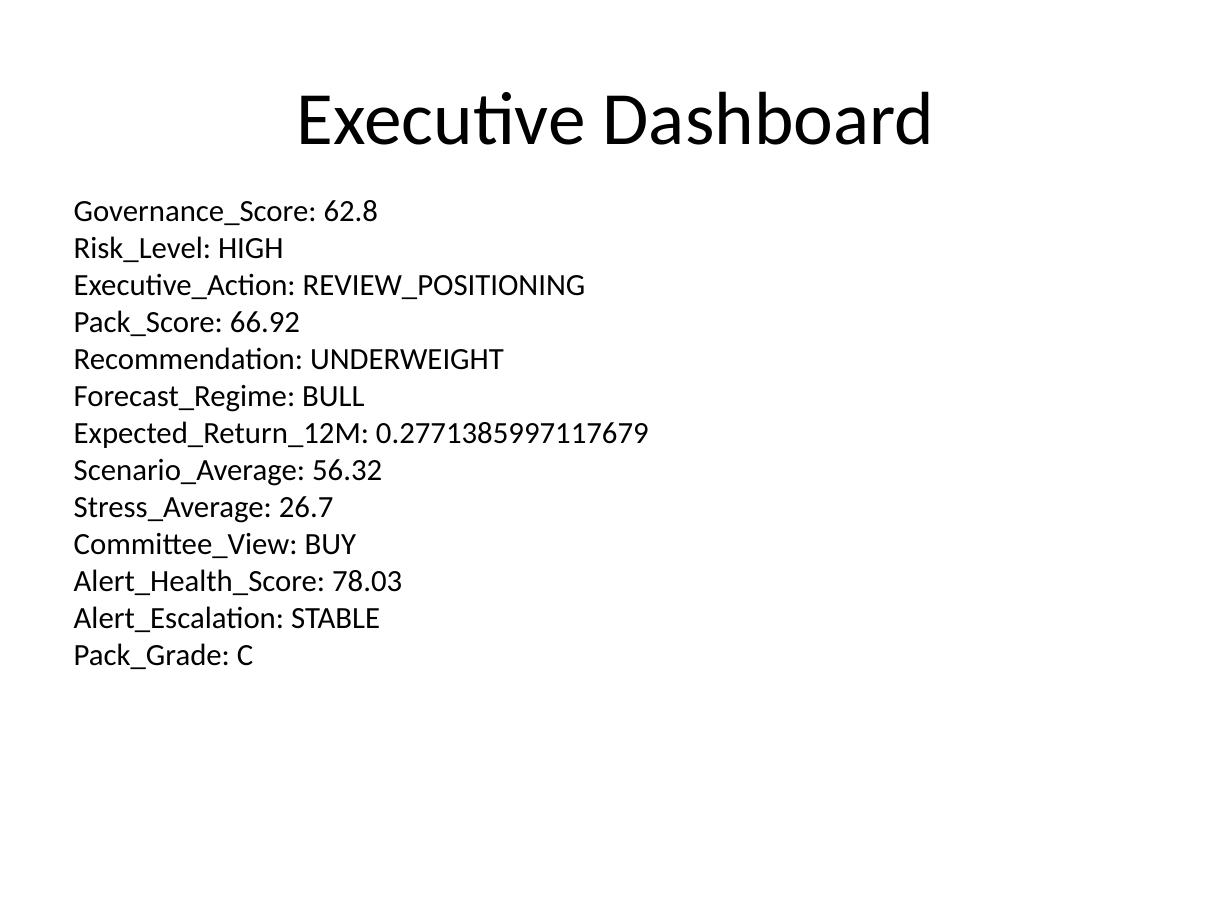
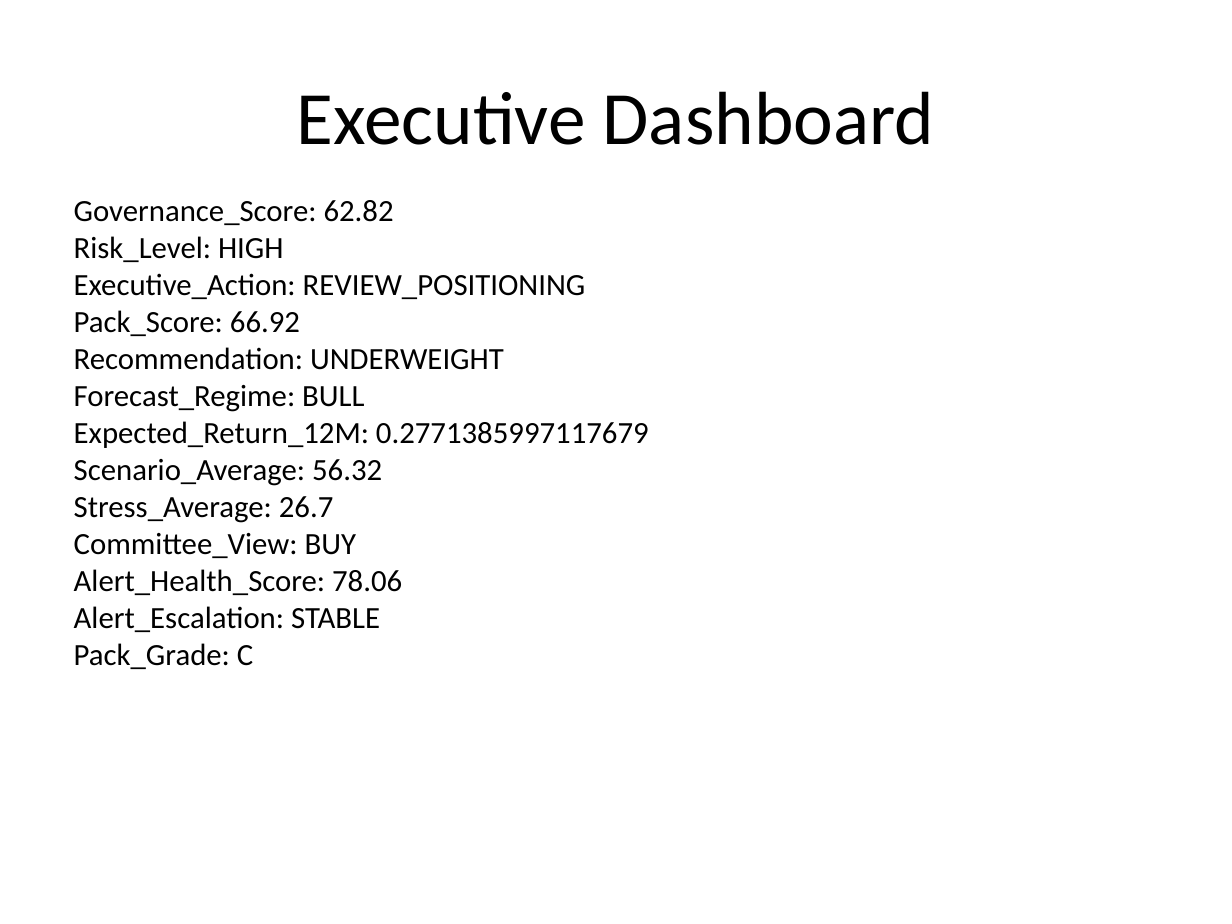
Before and after one commit to sakshinekkala28/Institutional_Quant_Platform, a slide deck: slide 2 of data/reports/investment_committee_presentation.pptx. Drawn at 1232x924 pixels with LibreOffice and Linux fonts; fonts in the diff are those of the drawing. Boxes give left, top, right and bottom in pixels: in the first picture for what was removed or moved away, otherwise in the second. Text is boxed around its words. In the diff, an @@ line names an element or a change of style, - is before the commit and + after.

```diff
--- a/data/reports/investment_committee_presentation.pptx
+++ b/data/reports/investment_committee_presentation.pptx
@@ text at <box>74,200,394,225</box>: text changed @@
-Governance_Score: 62.8
+Governance_Score: 62.82
@@ text at <box>74,569,402,595</box>: text changed @@
-Alert_Health_Score: 78.03
+Alert_Health_Score: 78.06
```
Also in this commit, not shown: 3 other slides changed, 14 other files.
